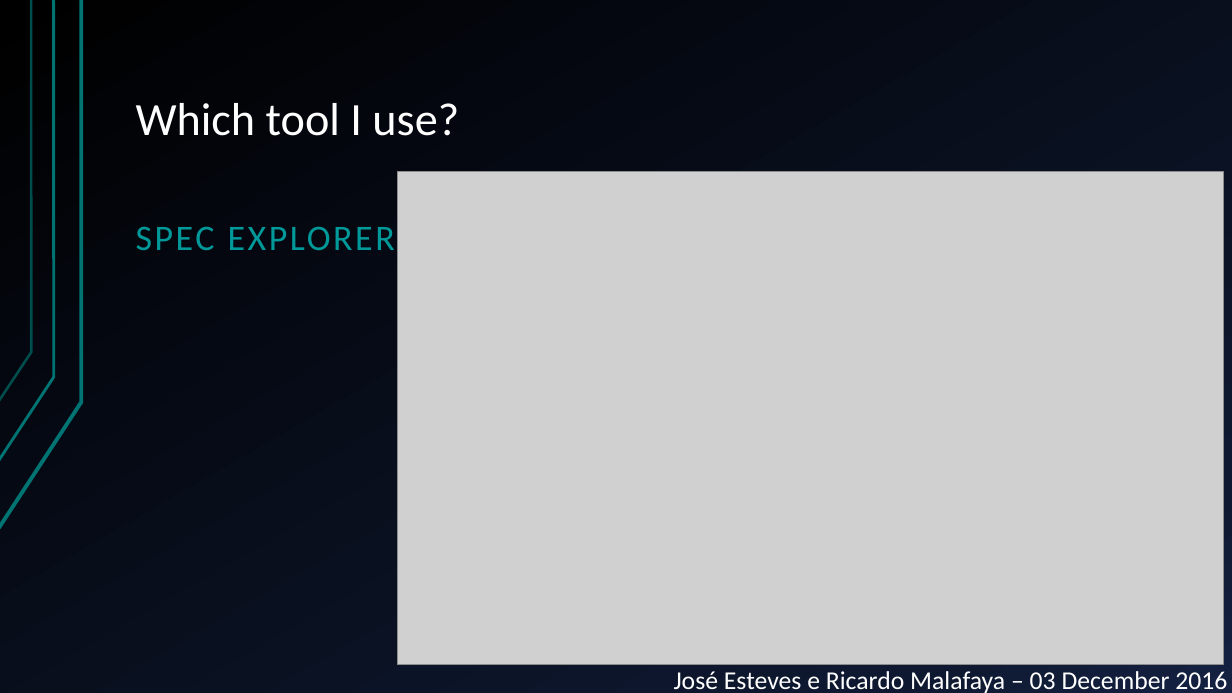
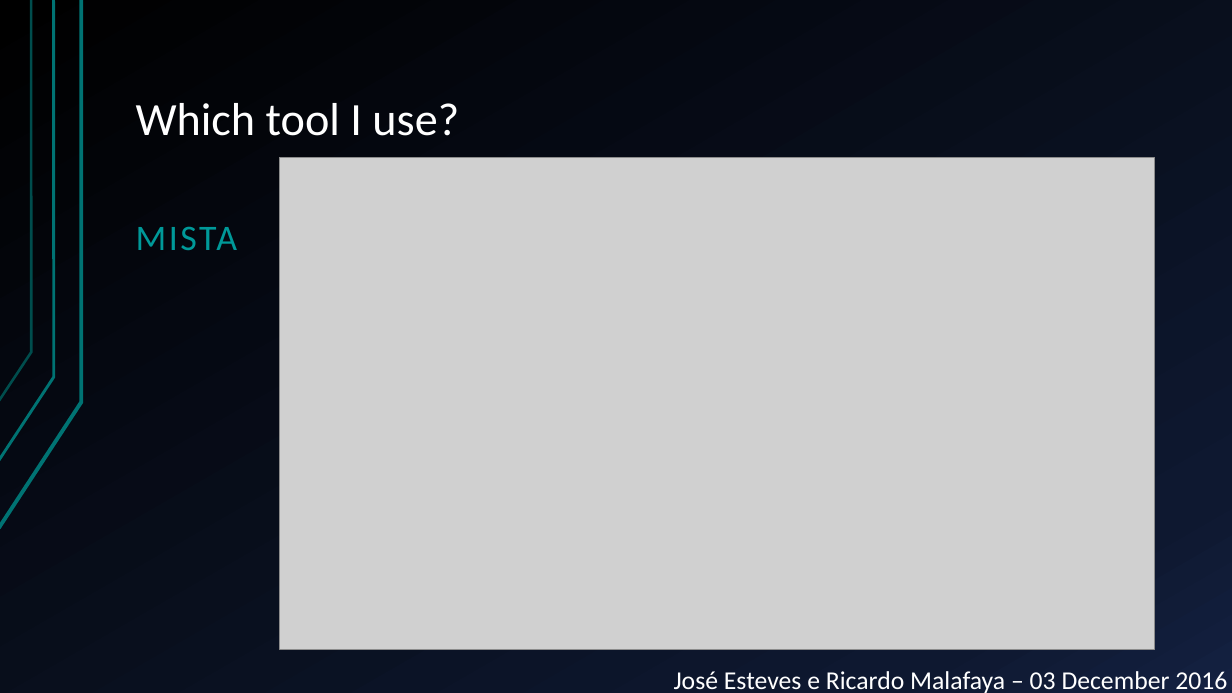
Before and after one commit to JGEsteves89/FEUP-MESW-TVVS-MBT, a slide deck: slide 9 of Presentation.pptx (slide 12 before the commit). Drawn at 1232x693 pixels with LibreOffice and Linux fonts; fonts in the diff are those of the drawing; grey boxes stand for pictures. Boxes give left, top, right and bottom in pixels: in the first picture for what was removed or moved away, otherwise in the second. Text is boxed around its words. In the diff, an @@ line names an element or a change of style, - is before the commit and + after.

```diff
--- a/Presentation.pptx
+++ b/Presentation.pptx
@@ picture resized from (x1=397, y1=171, x2=1223, y2=665) to (x1=280, y1=157, x2=1155, y2=649) @@
@@ text at (x1=136, y1=226, x2=238, y2=250): text changed @@
-SPEC EXPLORER
+MISTA
```
Also in this commit, not shown: 5 other slides changed, 2 slides removed.
